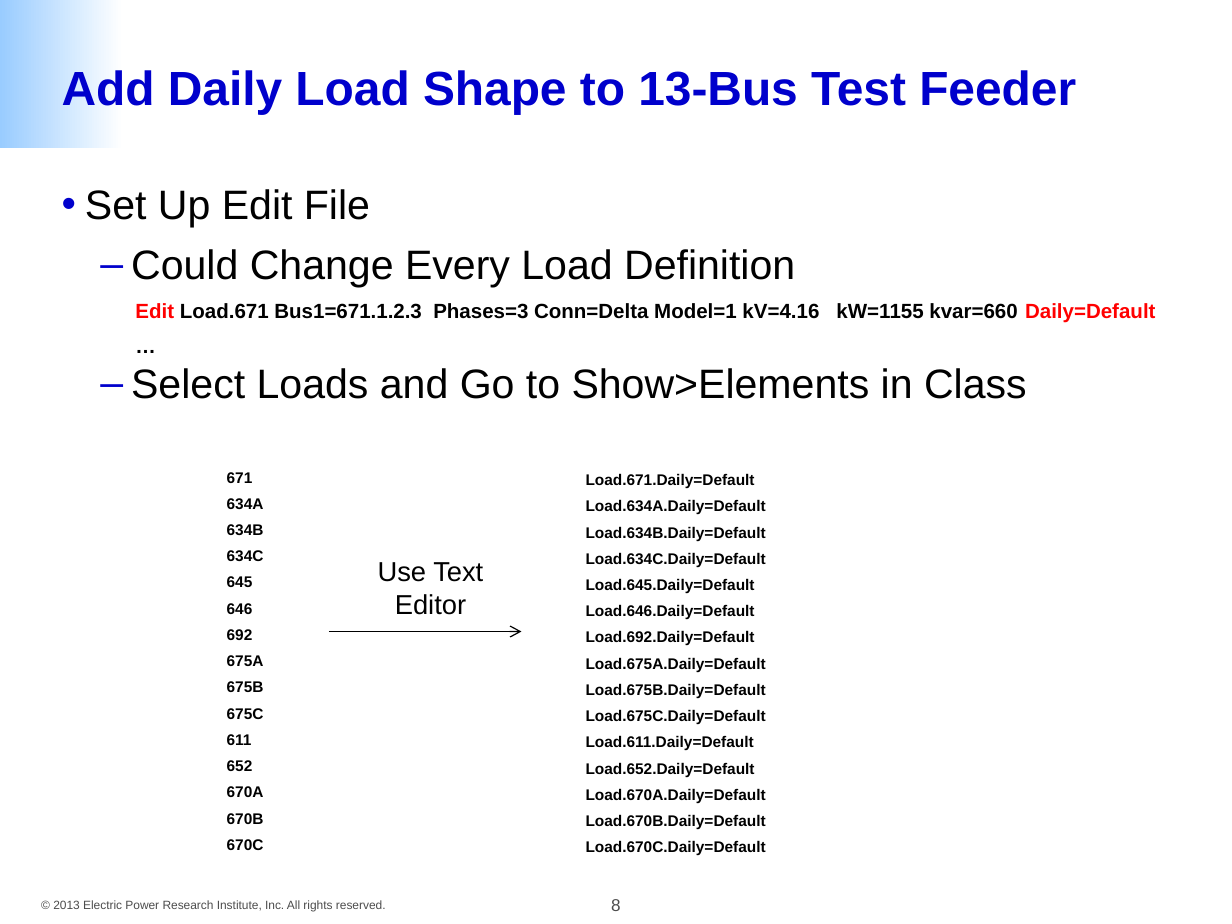
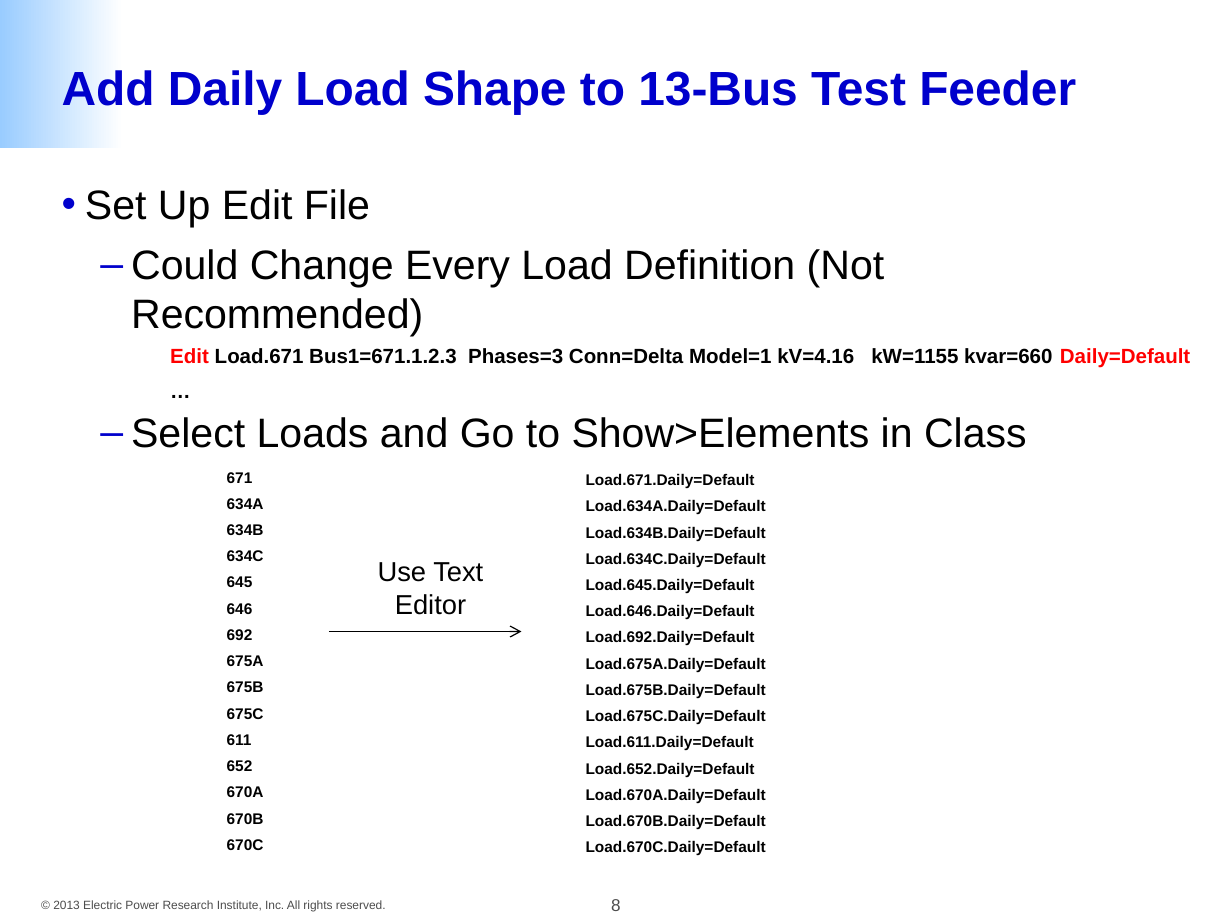
Before and after one commit to dss-extensions/opendss-svn-mirror, a slide deck: slide 8 of trunk/Training/OpenDSS Example Scripts.pptx. Drawn at 1232x924 pixels with LibreOffice and Linux fonts; fonts in the diff are those of the drawing; background and template pictures are left out. Boxes give left, top, right and bottom in pixels: in the first picture for what was removed or moved away, otherwise in the second. Text is boxed around its words. In the diff, an @@ line names an element or a change of style, - is before the commit and + after.

```diff
--- a/trunk/Training/OpenDSS Example Scripts.pptx
+++ b/trunk/Training/OpenDSS Example Scripts.pptx
@@ text at (131,249,885,336): text changed @@
-  – Could Change Every Load Definition
+  – Could Change Every Load Definition (Not Recommended)
@@ text "Edit Load.671 Bus1=671.1.2.3 Phases=3 Conn=Delta ...": place and size @@
-text "Edit Load.671 Bus1=671.1.2.3 Phases=3 Conn=Delta ..." at (135,303,1155,323)
+text "Edit Load.671 Bus1=671.1.2.3 Phases=3 Conn=Delta ..." at (170,348,1190,368)
```
Also in this commit, not shown: 14 slides added.
